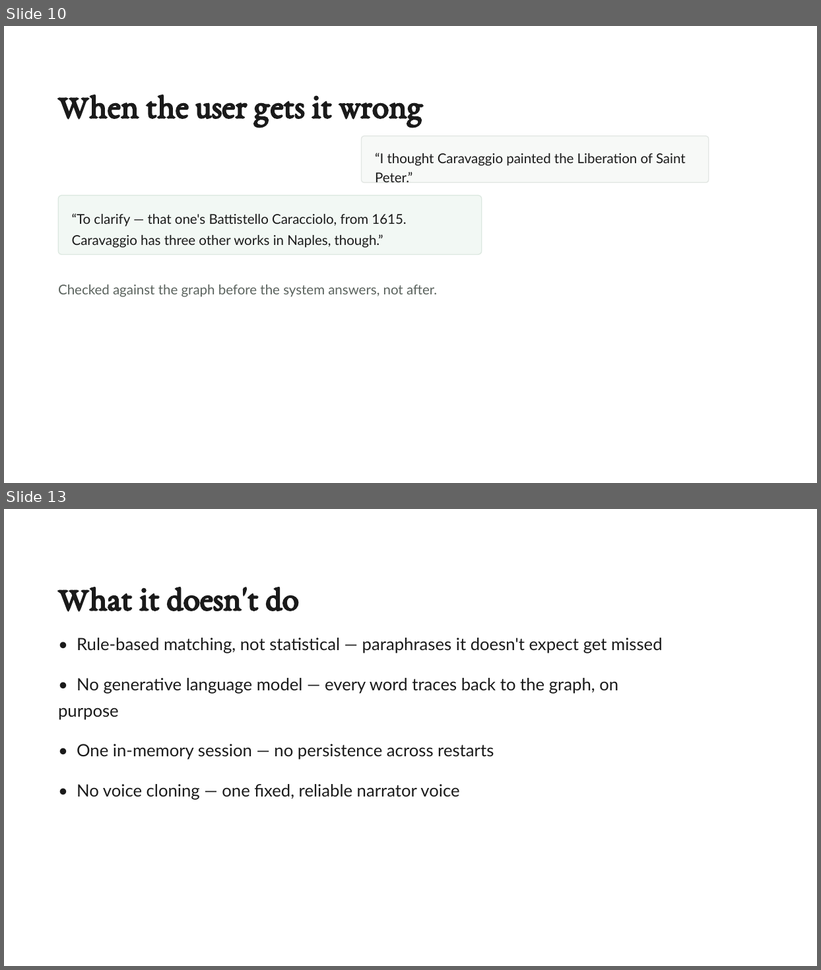
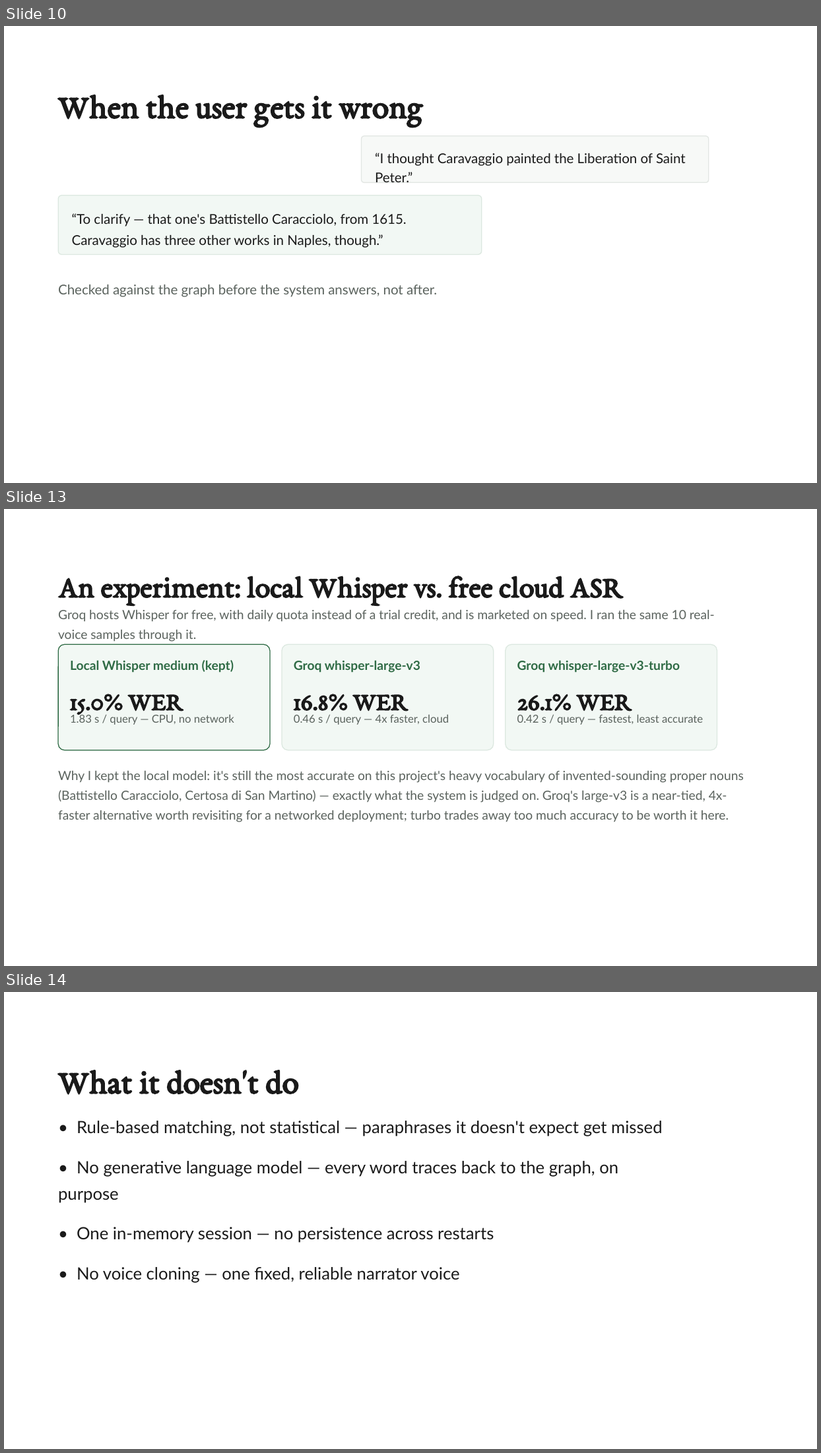
Before and after one commit to Mahdi-Miri/NLP-Project, a slide deck: presentation.pptx. Shown one above the other, each under a label of ours: slides 10 and 13 before the commit, slides 10, 13 and 14 after it; the slides between them are not shown. The pictures are 821x970 and 821x1453 pixels, drawn with LibreOffice and Linux fonts; fonts in the diff are those of the drawing. Boxes give left, top, right and bottom in pixels: in the first picture for what was removed or moved away, otherwise in the second. Text is boxed around its words. In the diff, an @@ line names an element or a change of style, - is before the commit and + after.

```diff
--- a/presentation.pptx
+++ b/presentation.pptx
@@ slide 13 added at [4,509,817,966], background #FFFFFF @@
@@ text added at [58,576,622,605], 36 pt, text #1A1A1A, bold @@
+An experiment: local Whisper vs. free cloud ASR
@@ text added at [58,610,715,642], 15 pt, text #5B635E @@
+Groq hosts Whisper for free, with daily quota instead of a trial credit, and is marketed on speed. I ran the same 10 real-voice samples through it.
@@ rounded rectangle added at [58,644,270,751], fill #F2F8F4, outline #2F6B45 1 pt @@
@@ rounded rectangle added at [282,644,494,751], fill #F2F8F4, outline #DCE8E0 1 pt @@
@@ rounded rectangle added at [506,644,717,751], fill #F2F8F4, outline #DCE8E0 1 pt @@
@@ text added at [70,660,234,673], 15 pt, text #2F6B45, bold @@
+Local Whisper medium (kept)
@@ text added at [294,660,420,673], 15 pt, text #2F6B45, bold @@
+Groq whisper-large-v3
@@ text added at [517,660,680,673], 15 pt, text #2F6B45, bold @@
+Groq whisper-large-v3-turbo
@@ text added at [70,694,182,717], 30 pt, text #1A1A1A, bold @@
+15.0% WER
@@ text added at [294,694,407,717], 30 pt, text #1A1A1A, bold @@
+16.8% WER
@@ text added at [517,694,631,717], 30 pt, text #1A1A1A, bold @@
+26.1% WER
@@ text added at [70,714,234,725], 13 pt, text #5B635E @@
+1.83 s / query — CPU, no network
@@ text added at [294,714,449,725], 13 pt, text #5B635E @@
+0.46 s / query — 4x faster, cloud
@@ text added at [517,714,703,725], 13 pt, text #5B635E @@
+0.42 s / query — fastest, least accurate
@@ text added at [58,771,743,823], 15 pt, text #5B635E @@
+Why I kept the local model: it's still the most accurate on this project's heavy vocabulary of invented-sounding proper nouns (Battistello Caracciolo, Certosa di San Martino) — exactly what the system is judged on. Groq's large-v3 is a near-tied, 4x-faster alternative worth revisiting for a networked deployment; turbo trades away too much accuracy to be worth it here.
@@ what was slide 13 is now slide 14 @@
```
Also in this commit, not shown: 5 slides changed, 30 other files.
